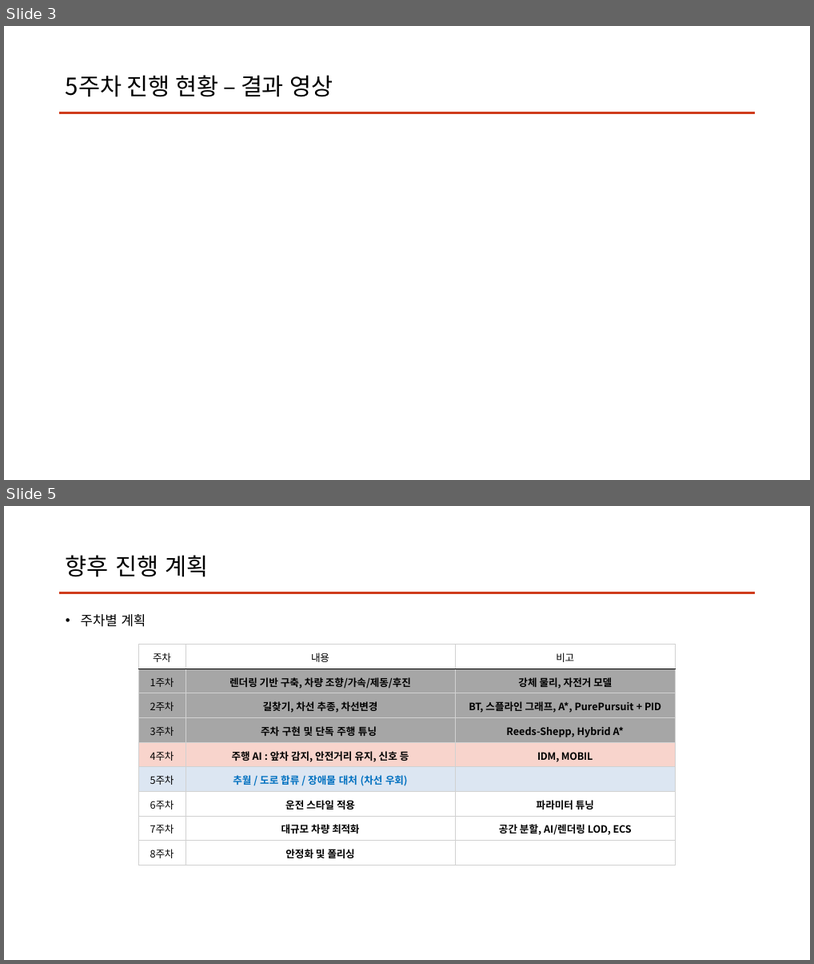
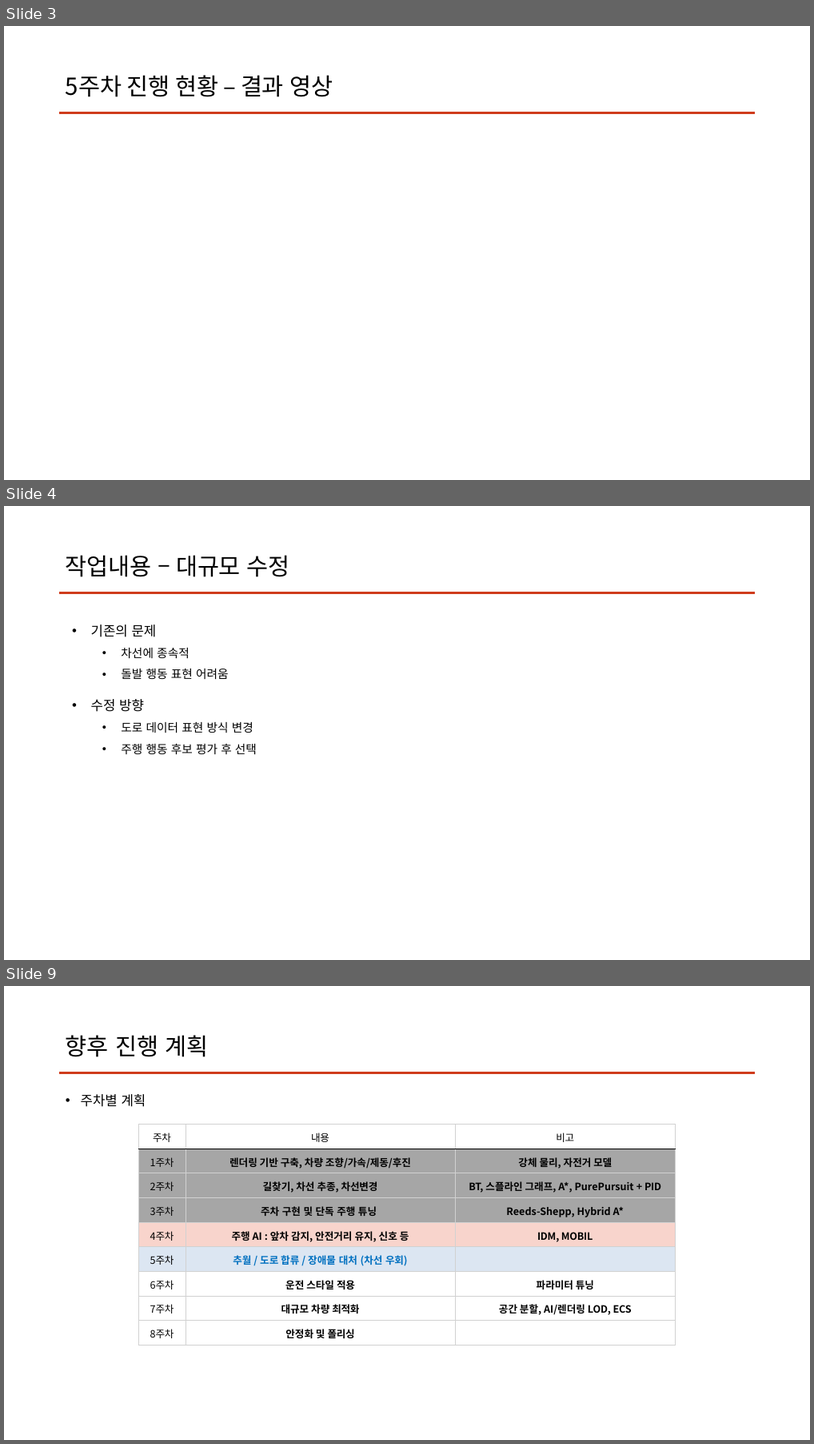
Before and after one commit to clwmrndl92/PA26-Car-Road-AI-Sim, a slide deck: Report/5주차.pptx. Shown one above the other, each under a label of ours: slides 3 and 5 before the commit, slides 3, 4 and 9 after it; the slides between them are not shown. The pictures are 814x964 and 814x1444 pixels, drawn with LibreOffice and Linux fonts; fonts in the diff are those of the drawing. Boxes give left, top, right and bottom in pixels: in the first picture for what was removed or moved away, otherwise in the second. Text is boxed around its words. In the diff, an @@ line names an element or a change of style, - is before the commit and + after.

```diff
--- a/Report/5주차.pptx
+++ b/Report/5주차.pptx
@@ slide 4 added at [4,506,810,960], background #FFFFFF @@
@@ title added at [66,555,290,577], 28 pt, text #000000 @@
+작업내용 – 대규모 수정
@@ freeform shape added at [60,592,755,592], outline #CF3C1C 2.25 pt @@
@@ text added at [91,624,257,754], 14 pt, text #000000 @@
+• 기존의 문제
+  • 차선에 종속적
+  • 돌발 행동 표현 어려움
+• 수정 방향
+  • 도로 데이터 표현 방식 변경
+  • 주행 행동 후보 평가 후 선택
@@ what was slide 5 is now slide 9 @@
```
Also in this commit, not shown: 2 slides changed, 3 other slides added, 12 other files.
